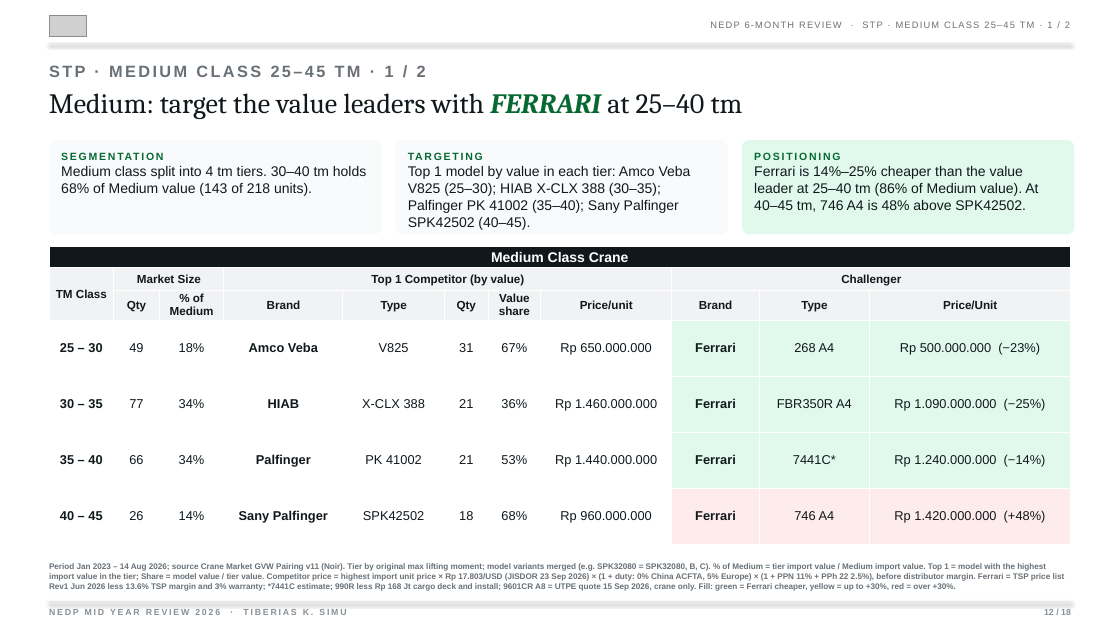
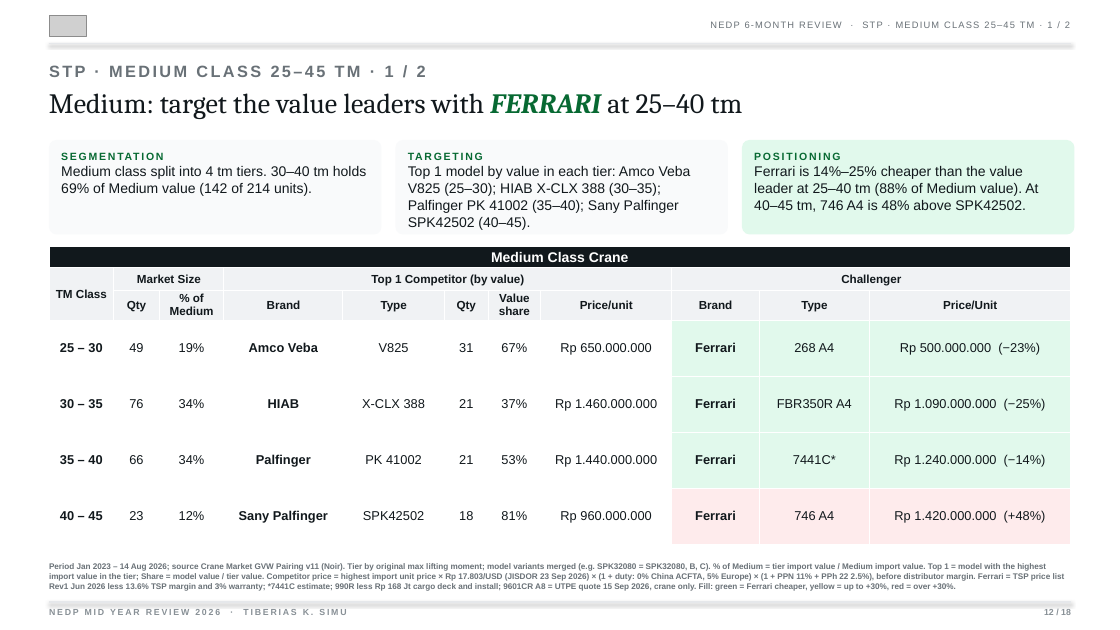
Before and after one commit to Godson7777/6month, a slide deck: slide 1 of nedp_deck/STP_Medium_Heavy_TopValue.pptx. Drawn at 1120x630 pixels with LibreOffice and Linux fonts; fonts in the diff are those of the drawing; grey boxes stand for pictures. Boxes give left, top, right and bottom in pixels: in the first picture for what was removed or moved away, otherwise in the second. Text is boxed around its words. In the diff, an @@ line names an element or a change of style, - is before the commit and + after.

```diff
--- a/nedp_deck/STP_Medium_Heavy_TopValue.pptx
+++ b/nedp_deck/STP_Medium_Heavy_TopValue.pptx
@@ text at [61,166,366,196]: text changed @@
-Medium class split into 4 tm tiers. 30–40 tm holds 68% of Medium value (143 of 218 units).
+Medium class split into 4 tm tiers. 30–40 tm holds 69% of Medium value (142 of 214 units).
@@ text at [754,166,1038,212]: text changed @@
-Ferrari is 14%–25% cheaper than the value leader at 25–40 tm (86% of Medium value). At 40–45 tm, 746 A4 is 48% above SPK42502.
+Ferrari is 14%–25% cheaper than the value leader at 25–40 tm (88% of Medium value). At 40–45 tm, 746 A4 is 48% above SPK42502.
@@ table at [49,247,1070,538] @@
-row 4, column 3: 18%
+row 4, column 3: 19%
-row 5, column 2: 77
+row 5, column 2: 76
-row 5, column 7: 36%
+row 5, column 7: 37%
-row 7: 40 – 45 | 26 | 14% | Sany Palfinger | SPK42502 | 18 | 68% | Rp 960.000.000 | Ferrari | 746 A4 | Rp 1.420.000.000 (+48%)
+row 7: 40 – 45 | 23 | 12% | Sany Palfinger | SPK42502 | 18 | 81% | Rp 960.000.000 | Ferrari | 746 A4 | Rp 1.420.000.000 (+48%)
```
Also in this commit, not shown: 1 other slide changed, 2 other files.
